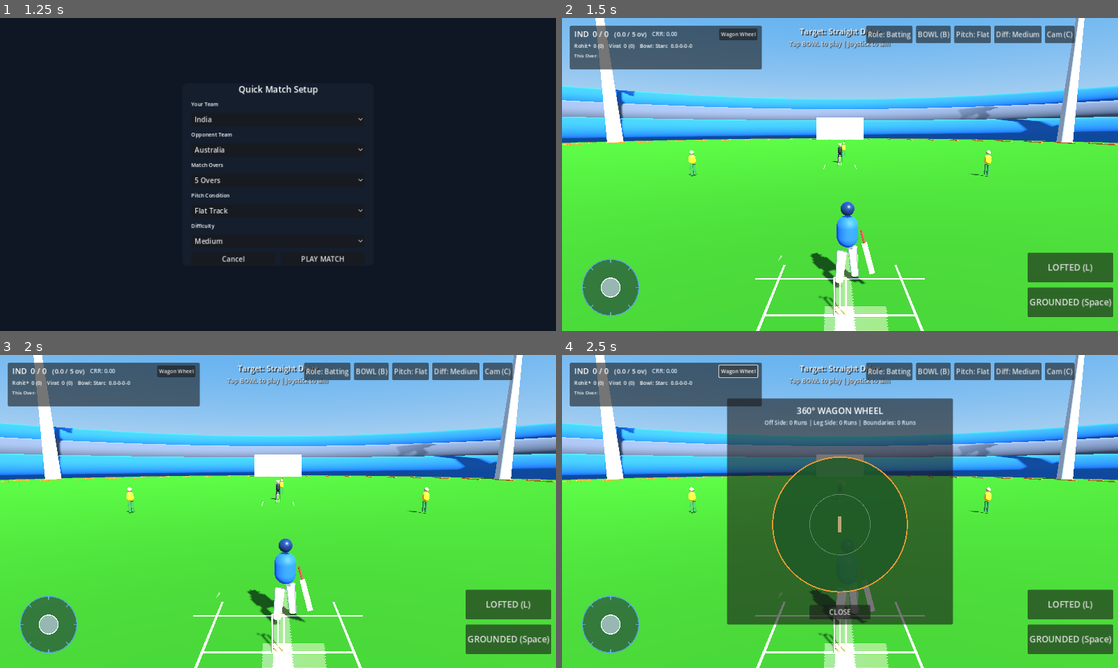
Above: before the commit, frames 1-4 (two rows, left to right).
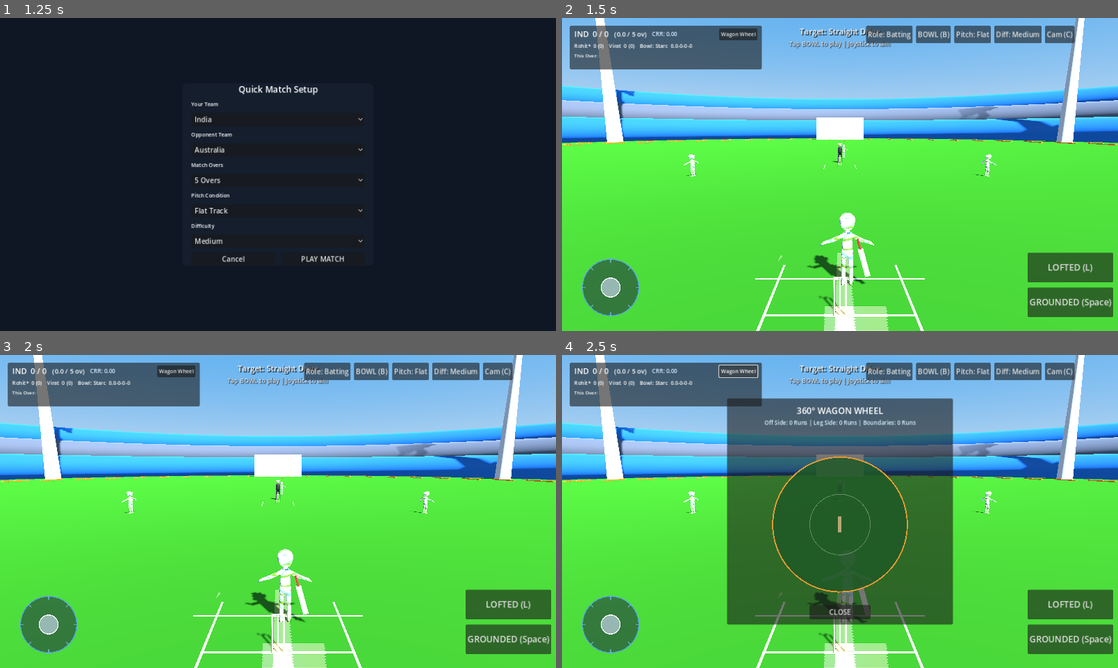
Above: after the commit, the same moments.

Repository: tomkamath-creator/cricket
Game: Godot game, scene res://scenes/main_menu.tscn
Same seed, same stepped clock (60 frames per second), same inputs: the game is played once before the commit and once after it.
Inputs:
- Up to frame 1 (1.25 s): click "QUICK MATCH" at 0.5 s
- Up to frame 2 (1.5 s): click "PLAY MATCH" at 1.25 s
- Up to frame 3 (2 s): no input
- Up to frame 4 (2.5 s): click "Wagon Wheel" at 2 s

Frame 1 is identical in both runs. In frame 2, 1.4% of the frame differs, in the area x 21-79%, y 39-87%; in frame 3, 1.4%; in frame 4, 0.6%.

Commit message:
feat: integrate skinned rigged 3D humanoid character models and skeletal animations for batsman, bowler and 11 fielders

Diff:
--- a/project.godot
+++ b/project.godot
@@ -8,7 +8,7 @@
 
 config/name="CricStrike 3D"
 config/description="Production-quality 100% offline 3D mobile cricket game inspired by Real Cricket"
-config/version="2.0.0"
+config/version="2.5.0"
 run/main_scene="res://scenes/main_menu.tscn"
 config/features=PackedStringArray("4.3", "GL Compatibility")
 config/icon="res://icon.svg"
--- a/scenes/batsman.tscn
+++ b/scenes/batsman.tscn
@@ -1,94 +1,42 @@
-[gd_scene load_steps=13 format=3 uid="uid://batsman001"]
+[gd_scene load_steps=8 format=3 uid="uid://batsman001"]
 
 [ext_resource type="Script" path="res://scripts/batting/batting_controller.gd" id="1_batting"]
+[ext_resource type="PackedScene" uid="uid://c53kghx38827y" path="res://assets/models/player_humanoid.glb" id="2_humanoid"]
 
-[sub_resource type="StandardMaterial3D" id="Mat_Jersey"]
-albedo_color = Color(0.12, 0.35, 0.82, 1)
-roughness = 0.65
-
-[sub_resource type="StandardMaterial3D" id="Mat_Skin"]
-albedo_color = Color(0.78, 0.58, 0.45, 1)
-roughness = 0.7
-
-[sub_resource type="StandardMaterial3D" id="Mat_Pads"]
-albedo_color = Color(0.92, 0.94, 0.96, 1)
-roughness = 0.5
-
-[sub_resource type="StandardMaterial3D" id="Mat_Helmet"]
-albedo_color = Color(0.1, 0.18, 0.35, 1)
-metallic = 0.2
-roughness = 0.4
+[sub_resource type="BoxMesh" id="Mesh_BatBlade"]
+size = Vector3(0.11, 0.62, 0.04)
 
 [sub_resource type="StandardMaterial3D" id="Mat_BatBlade"]
 albedo_color = Color(0.88, 0.78, 0.55, 1)
 roughness = 0.45
 
+[sub_resource type="CylinderMesh" id="Mesh_Handle"]
+top_radius = 0.02
+bottom_radius = 0.02
+height = 0.22
+
 [sub_resource type="StandardMaterial3D" id="Mat_Grip"]
 albedo_color = Color(0.85, 0.15, 0.15, 1)
 roughness = 0.8
 
-[sub_resource type="CapsuleMesh" id="Mesh_Torso"]
-material = SubResource("Mat_Jersey")
-radius = 0.22
-height = 0.65
-
-[sub_resource type="SphereMesh" id="Mesh_Head"]
-material = SubResource("Mat_Helmet")
-radius = 0.14
-height = 0.28
-
-[sub_resource type="CylinderMesh" id="Mesh_LegPad"]
-material = SubResource("Mat_Pads")
-top_radius = 0.1
-bottom_radius = 0.08
-height = 0.62
-
-[sub_resource type="BoxMesh" id="Mesh_BatBlade"]
-material = SubResource("Mat_BatBlade")
-size = Vector3(0.11, 0.62, 0.04)
-
-[sub_resource type="CylinderMesh" id="Mesh_Handle"]
-material = SubResource("Mat_Grip")
-top_radius = 0.02
-bottom_radius = 0.02
-height = 0.22
-
 [node name="Batsman" type="Node3D" node_paths=PackedStringArray("bat_node")]
 script = ExtResource("1_batting")
-bat_node = NodePath("Torso/RightArm/BatPivot")
+bat_node = NodePath("BatPivot")
 
-[node name="Torso" type="MeshInstance3D" parent="."]
-transform = Transform3D(1, 0, 0, 0, 1, 0, 0, 0, 1, 0, 1.15, 0)
-mesh = SubResource("Mesh_Torso")
+[node name="HumanoidModel" parent="." instance=ExtResource("2_humanoid")]
+transform = Transform3D(-1, 0, 0, 0, 1, 0, 0, 0, -1, 0, 0, 0)
 
-[node name="Head" type="MeshInstance3D" parent="Torso"]
-transform = Transform3D(1, 0, 0, 0, 1, 0, 0, 0, 1, 0, 0.47, 0)
-mesh = SubResource("Mesh_Head")
+[node name="BatPivot" type="Node3D" parent="."]
+transform = Transform3D(0.965926, -0.258819, 0, 0.258819, 0.965926, 0, 0, 0, 1, 0.26, 0.82, 0.12)
 
-[node name="RightArm" type="Node3D" parent="Torso"]
-transform = Transform3D(0.965926, -0.258819, 0, 0.258819, 0.965926, 0, 0, 0, 1, 0.24, 0.15, 0.05)
-
-[node name="RightArmMesh" type="MeshInstance3D" parent="Torso/RightArm"]
-transform = Transform3D(1, 0, 0, 0, 1, 0, 0, 0, 1, 0, -0.22, 0)
-mesh = SubResource("Mesh_Handle")
-
-[node name="BatPivot" type="Node3D" parent="Torso/RightArm"]
-transform = Transform3D(1, 0, 0, 0, 0.965926, 0.258819, 0, -0.258819, 0.965926, 0, -0.38, 0.05)
-
-[node name="Bat" type="Node3D" parent="Torso/RightArm/BatPivot"]
+[node name="Bat" type="Node3D" parent="BatPivot"]
 transform = Transform3D(1, 0, 0, 0, 1, 0, 0, 0, 1, 0, -0.3, 0)
 
-[node name="Blade" type="MeshInstance3D" parent="Torso/RightArm/BatPivot/Bat"]
+[node name="Blade" type="MeshInstance3D" parent="BatPivot/Bat"]
 mesh = SubResource("Mesh_BatBlade")
+surface_material_override/0 = SubResource("Mat_BatBlade")
 
-[node name="Handle" type="MeshInstance3D" parent="Torso/RightArm/BatPivot/Bat"]
+[node name="Handle" type="MeshInstance3D" parent="BatPivot/Bat"]
 transform = Transform3D(1, 0, 0, 0, 1, 0, 0, 0, 1, 0, 0.42, 0)
 mesh = SubResource("Mesh_Handle")
-
-[node name="LeftLeg" type="MeshInstance3D" parent="."]
-transform = Transform3D(0.996195, 0.0871557, 0, -0.0871557, 0.996195, 0, 0, 0, 1, -0.14, 0.45, 0.12)
-mesh = SubResource("Mesh_LegPad")
-
-[node name="RightLeg" type="MeshInstance3D" parent="."]
-transform = Transform3D(0.996195, -0.0871557, 0, 0.0871557, 0.996195, 0, 0, 0, 1, 0.14, 0.45, -0.12)
-mesh = SubResource("Mesh_LegPad")
+surface_material_override/0 = SubResource("Mat_Grip")
--- a/scenes/bowler.tscn
+++ b/scenes/bowler.tscn
@@ -1,38 +1,6 @@
-[gd_scene load_steps=10 format=3 uid="uid://bowler001"]
+[gd_scene load_steps=3 format=3 uid="uid://bowler001"]
 
-[sub_resource type="StandardMaterial3D" id="Mat_Jersey"]
-albedo_color = Color(0.95, 0.78, 0.1, 1)
-roughness = 0.65
-
-[sub_resource type="StandardMaterial3D" id="Mat_Trousers"]
-albedo_color = Color(0.18, 0.45, 0.22, 1)
-roughness = 0.7
-
-[sub_resource type="StandardMaterial3D" id="Mat_Skin"]
-albedo_color = Color(0.78, 0.58, 0.45, 1)
-roughness = 0.7
-
-[sub_resource type="CapsuleMesh" id="Mesh_Torso"]
-material = SubResource("Mat_Jersey")
-radius = 0.22
-height = 0.65
-
-[sub_resource type="SphereMesh" id="Mesh_Head"]
-material = SubResource("Mat_Skin")
-radius = 0.14
-height = 0.28
-
-[sub_resource type="CylinderMesh" id="Mesh_Limb"]
-material = SubResource("Mat_Trousers")
-top_radius = 0.08
-bottom_radius = 0.06
-height = 0.65
-
-[sub_resource type="CylinderMesh" id="Mesh_Arm"]
-material = SubResource("Mat_Skin")
-top_radius = 0.06
-bottom_radius = 0.05
-height = 0.6
+[ext_resource type="PackedScene" uid="uid://c53kghx38827y" path="res://assets/models/player_humanoid.glb" id="1_humanoid"]
 
 [sub_resource type="SphereMesh" id="Mesh_BallHand"]
 radius = 0.055
@@ -44,30 +12,13 @@
 
 [node name="Bowler" type="Node3D"]
 
-[node name="Torso" type="MeshInstance3D" parent="."]
-transform = Transform3D(1, 0, 0, 0, 1, 0, 0, 0, 1, 0, 1.15, 0)
-mesh = SubResource("Mesh_Torso")
-
-[node name="Head" type="MeshInstance3D" parent="."]
-transform = Transform3D(1, 0, 0, 0, 1, 0, 0, 0, 1, 0, 1.62, 0)
-mesh = SubResource("Mesh_Head")
-
-[node name="LeftLeg" type="MeshInstance3D" parent="."]
-transform = Transform3D(1, 0, 0, 0, 1, 0, 0, 0, 1, -0.11, 0.45, 0)
-mesh = SubResource("Mesh_Limb")
-
-[node name="RightLeg" type="MeshInstance3D" parent="."]
-transform = Transform3D(1, 0, 0, 0, 1, 0, 0, 0, 1, 0.11, 0.45, 0)
-mesh = SubResource("Mesh_Limb")
+[node name="HumanoidModel" parent="." instance=ExtResource("1_humanoid")]
+transform = Transform3D(1, 0, 0, 0, 1, 0, 0, 0, 1, 0, 0, 0)
 
 [node name="BowlingArmPivot" type="Node3D" parent="."]
 transform = Transform3D(1, 0, 0, 0, 1, 0, 0, 0, 1, 0.28, 1.35, 0)
 
-[node name="BowlingArm" type="MeshInstance3D" parent="BowlingArmPivot"]
-transform = Transform3D(1, 0, 0, 0, 1, 0, 0, 0, 1, 0, -0.25, 0)
-mesh = SubResource("Mesh_Arm")
-
 [node name="BallInHand" type="MeshInstance3D" parent="BowlingArmPivot"]
-transform = Transform3D(1, 0, 0, 0, 1, 0, 0, 0, 1, 0, -0.55, 0)
+transform = Transform3D(1, 0, 0, 0, 1, 0, 0, 0, 1, 0, -0.45, 0)
 mesh = SubResource("Mesh_BallHand")
 surface_material_override/0 = SubResource("Mat_RedBall")
--- a/scenes/fielder.tscn
+++ b/scenes/fielder.tscn
@@ -1,52 +1,12 @@
-[gd_scene load_steps=8 format=3 uid="uid://fielder001"]
+[gd_scene load_steps=3 format=3 uid="uid://fielder001"]
 
 [ext_resource type="Script" path="res://scripts/fielding/fielder_controller.gd" id="1_fielder"]
-
-[sub_resource type="StandardMaterial3D" id="Mat_Jersey"]
-albedo_color = Color(0.95, 0.78, 0.1, 1)
-roughness = 0.65
-
-[sub_resource type="StandardMaterial3D" id="Mat_Trousers"]
-albedo_color = Color(0.18, 0.45, 0.22, 1)
-roughness = 0.7
-
-[sub_resource type="StandardMaterial3D" id="Mat_Skin"]
-albedo_color = Color(0.78, 0.58, 0.45, 1)
-roughness = 0.7
-
-[sub_resource type="CapsuleMesh" id="Mesh_Torso"]
-material = SubResource("Mat_Jersey")
-radius = 0.22
-height = 0.65
-
-[sub_resource type="SphereMesh" id="Mesh_Head"]
-material = SubResource("Mat_Skin")
-radius = 0.14
-height = 0.28
-
-[sub_resource type="CylinderMesh" id="Mesh_Leg"]
-material = SubResource("Mat_Trousers")
-top_radius = 0.09
-bottom_radius = 0.07
-height = 0.7
+[ext_resource type="PackedScene" uid="uid://c53kghx38827y" path="res://assets/models/player_humanoid.glb" id="2_humanoid"]
 
 [node name="Fielder" type="Node3D"]
 script = ExtResource("1_fielder")
 
 [node name="MeshRoot" type="Node3D" parent="."]
 
-[node name="Torso" type="MeshInstance3D" parent="MeshRoot"]
-transform = Transform3D(1, 0, 0, 0, 1, 0, 0, 0, 1, 0, 1.15, 0)
-mesh = SubResource("Mesh_Torso")
-
-[node name="Head" type="MeshInstance3D" parent="MeshRoot"]
-transform = Transform3D(1, 0, 0, 0, 1, 0, 0, 0, 1, 0, 1.62, 0)
-mesh = SubResource("Mesh_Head")
-
-[node name="LeftLeg" type="MeshInstance3D" parent="MeshRoot"]
-transform = Transform3D(1, 0, 0, 0, 1, 0, 0, 0, 1, -0.11, 0.45, 0)
-mesh = SubResource("Mesh_Leg")
-
-[node name="RightLeg" type="MeshInstance3D" parent="MeshRoot"]
-transform = Transform3D(1, 0, 0, 0, 1, 0, 0, 0, 1, 0.11, 0.45, 0)
-mesh = SubResource("Mesh_Leg")
+[node name="HumanoidModel" parent="MeshRoot" instance=ExtResource("2_humanoid")]
+transform = Transform3D(1, 0, 0, 0, 1, 0, 0, 0, 1, 0, 0, 0)
--- /dev/null
+++ b/scenes/humanoid_player.tscn
@@ -0,0 +1,39 @@
+[gd_scene load_steps=7 format=3 uid="uid://humanoidrig001"]
+
+[ext_resource type="PackedScene" uid="uid://c53kghx38827y" path="res://assets/models/player_humanoid.glb" id="1_model"]
+
+[sub_resource type="BoxMesh" id="Mesh_BatBlade"]
+size = Vector3(0.11, 0.62, 0.04)
+
+[sub_resource type="StandardMaterial3D" id="Mat_BatBlade"]
+albedo_color = Color(0.88, 0.78, 0.55, 1)
+roughness = 0.45
+
+[sub_resource type="CylinderMesh" id="Mesh_Handle"]
+top_radius = 0.02
+bottom_radius = 0.02
+height = 0.22
+
+[sub_resource type="StandardMaterial3D" id="Mat_Grip"]
+albedo_color = Color(0.85, 0.15, 0.15, 1)
+roughness = 0.8
+
+[node name="HumanoidPlayer" type="Node3D"]
+
+[node name="Model" parent="." instance=ExtResource("1_model")]
+transform = Transform3D(-1, 0, 0, 0, 1, 0, 0, 0, -1, 0, 0, 0)
+
+[node name="BatPivot" type="Node3D" parent="."]
+transform = Transform3D(0.965926, -0.258819, 0, 0.258819, 0.965926, 0, 0, 0, 1, 0.26, 0.82, 0.12)
+
+[node name="Bat" type="Node3D" parent="BatPivot"]
+transform = Transform3D(1, 0, 0, 0, 1, 0, 0, 0, 1, 0, -0.3, 0)
+
+[node name="Blade" type="MeshInstance3D" parent="BatPivot/Bat"]
+mesh = SubResource("Mesh_BatBlade")
+surface_material_override/0 = SubResource("Mat_BatBlade")
+
+[node name="Handle" type="MeshInstance3D" parent="BatPivot/Bat"]
+transform = Transform3D(1, 0, 0, 0, 1, 0, 0, 0, 1, 0, 0.42, 0)
+mesh = SubResource("Mesh_Handle")
+surface_material_override/0 = SubResource("Mat_Grip")
--- a/scripts/batting/batting_controller.gd
+++ b/scripts/batting/batting_controller.gd
@@ -25,7 +25,8 @@
 var _bat_initial_pos: Vector3 = Vector3.ZERO
 var _idle_time: float = 0.0
 
-@onready var torso_node: Node3D = $Torso
+@onready var humanoid_model: Node3D = get_node_or_null("HumanoidModel")
+@onready var anim_player: AnimationPlayer = get_node_or_null("HumanoidModel/AnimationPlayer")
 
 func _ready() -> void:
 	if bat_node:
@@ -97,8 +98,8 @@
 		_idle_time += delta * 4.5
 		var bat_tap: float = sin(_idle_time) * 4.0
 		bat_node.rotation_degrees.x = _bat_initial_rot.x + bat_tap
-		if torso_node:
-			torso_node.position.y = 1.15 + (sin(_idle_time * 0.5) * 0.012)
+		if humanoid_model:
+			humanoid_model.position.y = (sin(_idle_time * 0.5) * 0.012)
 
 	# Keyboard / Desktop fallback controls for testing
 	if Input.is_action_just_pressed("shot_grounded"):
--- a/scripts/bowling/bowling_controller.gd
+++ b/scripts/bowling/bowling_controller.gd
@@ -132,6 +132,9 @@
 	if bowler_node:
 		bowler_node.global_position = bowler_start_runup_pos
 		bowler_node.visible = true
+		var ap := bowler_node.get_node_or_null("HumanoidModel/AnimationPlayer") as AnimationPlayer
+		if ap:
+			ap.play("Animation")
 
 	# Trigger difficulty-based marker fade during approach
 	if pitch_marker and not is_player_bowling:
@@ -175,6 +178,10 @@
 	current_state = BowlingState.IDLE
 	bowling_state_changed.emit(current_state)
 	meters.reset()
+	if bowler_node:
+		var ap := bowler_node.get_node_or_null("HumanoidModel/AnimationPlayer") as AnimationPlayer
+		if ap:
+			ap.stop()
 	if pitch_marker:
 		pitch_marker.hide_immediate()
 	delivery_completed.emit()
--- a/scripts/fielding/fielder_controller.gd
+++ b/scripts/fielding/fielder_controller.gd
@@ -37,8 +37,7 @@
 var _run_cycle_time: float = 0.0
 
 @onready var mesh_root: Node3D = $MeshRoot
-@onready var left_leg: Node3D = $MeshRoot/LeftLeg
-@onready var right_leg: Node3D = $MeshRoot/RightLeg
+@onready var anim_player: AnimationPlayer = $MeshRoot/HumanoidModel/AnimationPlayer
 
 func _ready() -> void:
 	home_position = global_position
@@ -108,11 +107,9 @@
 	_current_velocity = _current_velocity.move_toward(dir * sprint_speed, acceleration * delta)
 	global_position += _current_velocity * delta
 
-	# Animate leg stride swing during pursuit sprint
-	_run_cycle_time += delta * 12.0
-	if left_leg and right_leg:
-		left_leg.rotation_degrees.x = sin(_run_cycle_time) * 35.0
-		right_leg.rotation_degrees.x = -sin(_run_cycle_time) * 35.0
+	# Trigger running skeletal animation during pursuit sprint
+	if anim_player and not anim_player.is_playing():
+		anim_player.play("Animation")
 
 	if _current_velocity.length() > 0.5:
 		look_at(global_position + _current_velocity, Vector3.UP)
@@ -190,6 +187,5 @@
 	_current_velocity = Vector3.ZERO
 	current_state = FielderState.IDLE
 	has_ball = false
-	if left_leg and right_leg:
-		left_leg.rotation_degrees.x = 0.0
-		right_leg.rotation_degrees.x = 0.0
+	if anim_player:
+		anim_player.stop()
Binary file added: assets/models/player_humanoid.glb
Binary file added: assets/models/player_humanoid_0.jpg
Not shown, changed: export_presets.cfg
Not shown, changed: .github/workflows/godot_ci.yml
